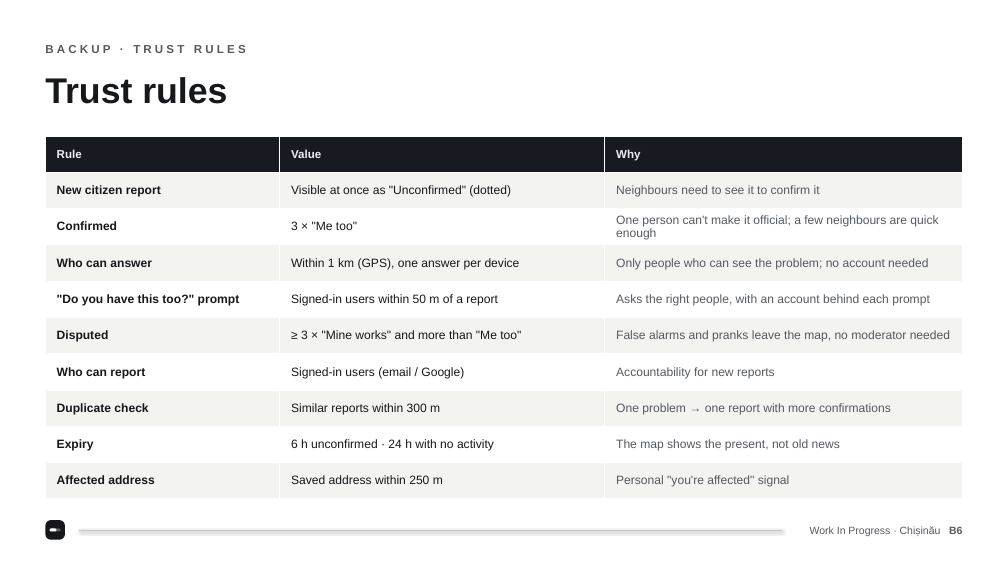
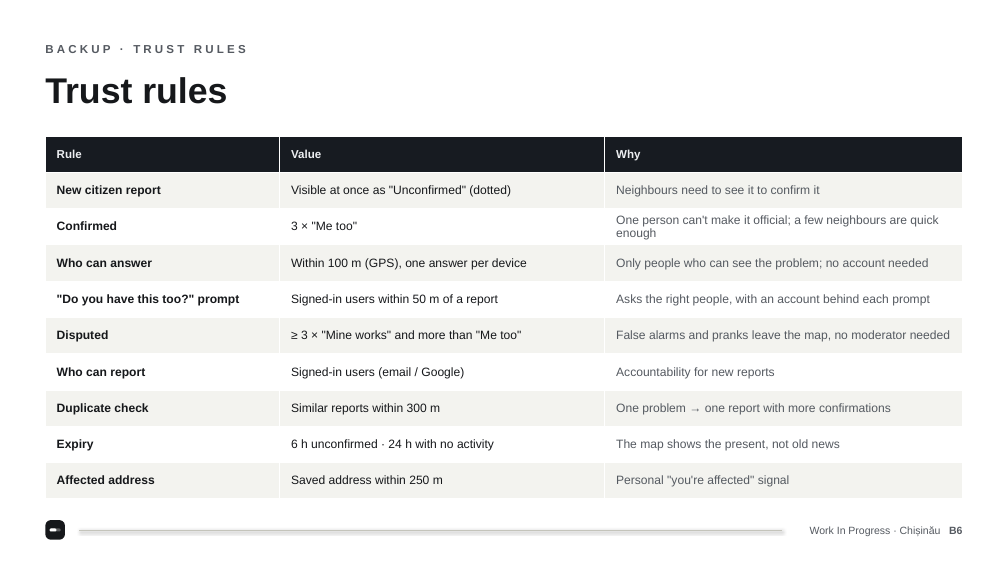
Before and after one commit to CataragaMaxim/wip_gigahack, a slide deck: slide 17 of docs/WorkInProgress-Pitch.pptx. Drawn at 1008x567 pixels with LibreOffice and Linux fonts; fonts in the diff are those of the drawing. Boxes give left, top, right and bottom in pixels: in the first picture for what was removed or moved away, otherwise in the second. Text is boxed around its words. In the diff, an @@ line names an element or a change of style, - is before the commit and + after.

Commit message:
Confirmations within 100 m; "My addresses" filter; new colors

```diff
--- a/docs/WorkInProgress-Pitch.pptx
+++ b/docs/WorkInProgress-Pitch.pptx
@@ table at box(45, 136, 963, 499) @@
-row 4, column 2: Within 1 km (GPS), one answer per device
+row 4, column 2: Within 100 m (GPS), one answer per device
```
Also in this commit, not shown: 6 other slides changed, 18 other files.
